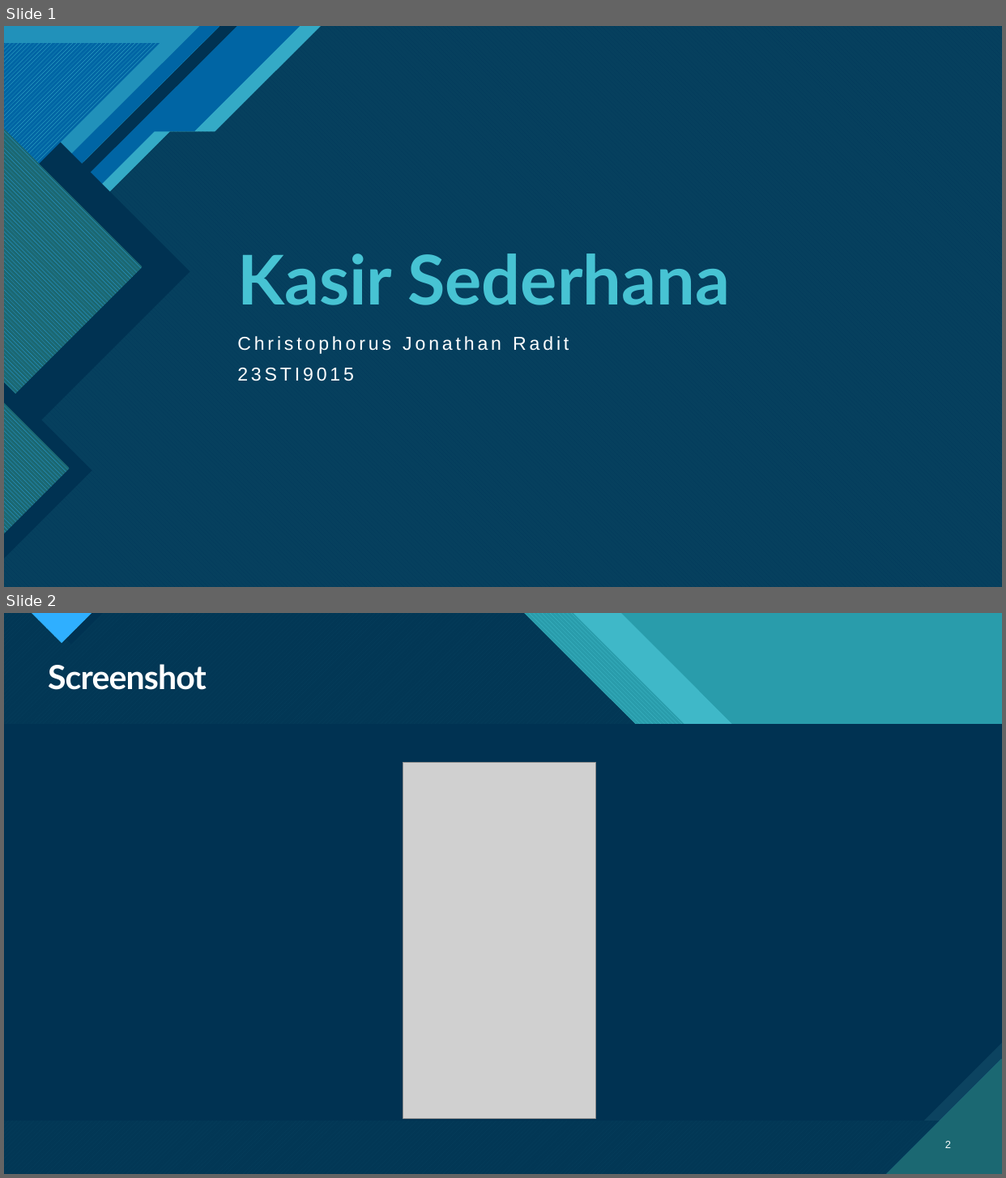
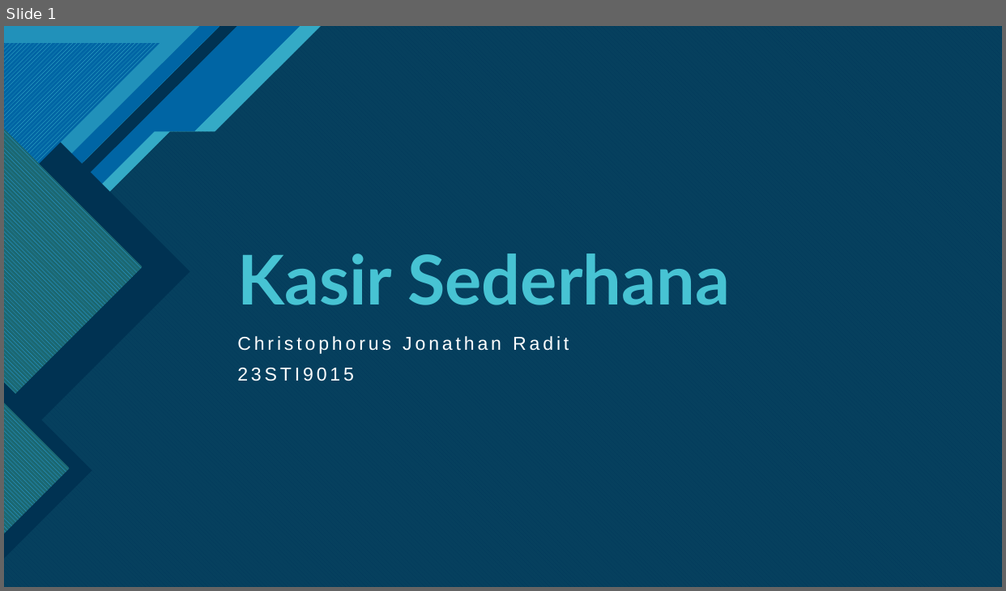
Before and after one commit to CJRadit/tugas-sekolah, a slide deck: c-kasir/Kasir.pptx. Shown one above the other, each under a label of ours: slides 1 and 2 before the commit, slide 1 after it. The pictures are 1006x1178 and 1006x591 pixels, drawn with LibreOffice and Linux fonts; fonts in the diff are those of the drawing; grey boxes stand for pictures. Boxes give left, top, right and bottom in pixels: in the first picture for what was removed or moved away, otherwise in the second. Text is boxed around its words. In the diff, an @@ line names an element or a change of style, - is before the commit and + after.

```diff
--- a/c-kasir/Kasir.pptx
+++ b/c-kasir/Kasir.pptx
@@ slide 2 removed at [4,613,1002,1174], background #47C3D3; not listed: 13 template elements that a slide beside it also shows @@
@@ rectangle removed at [4,613,1002,1174] @@
@@ rectangle removed at [4,613,1002,1174] @@
@@ freeform shape removed at [4,613,1002,1174] @@
@@ freeform shape removed at [4,613,1002,1174] @@
@@ freeform shape removed at [4,613,1002,1174] @@
@@ title removed at [48,664,206,690] @@
-Screenshot
@@ picture removed at [403,763,596,1119] @@
@@ page number removed at [945,1141,951,1148] @@
-2
```
Also in this commit, not shown: 2 slides added.
